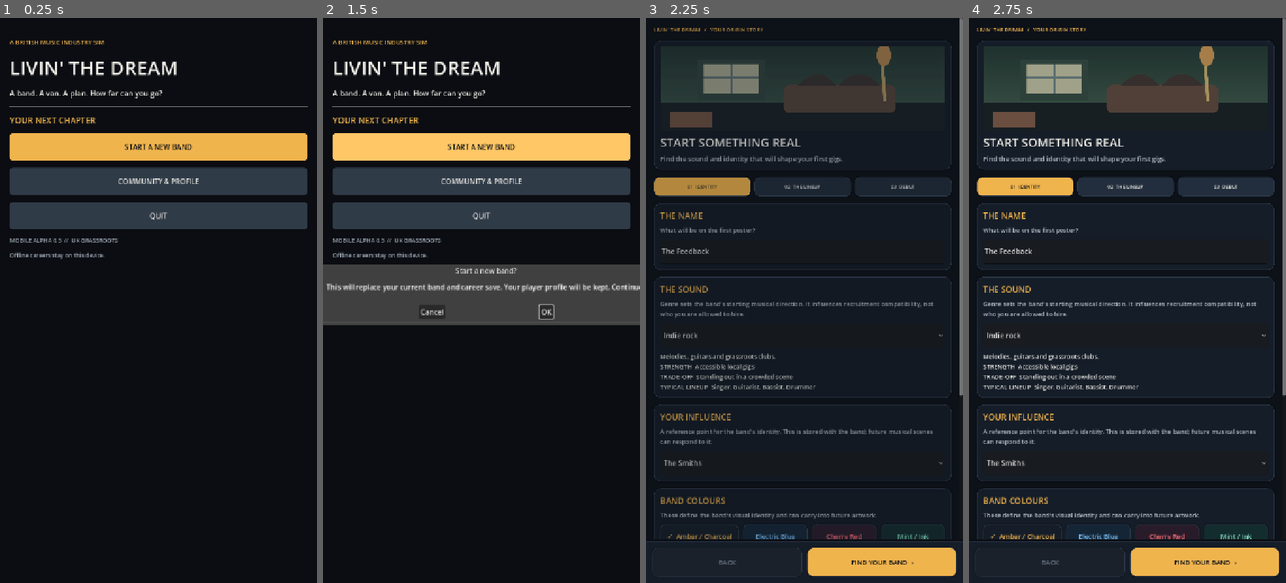
Above: before the commit, frames 1-4 (left to right).
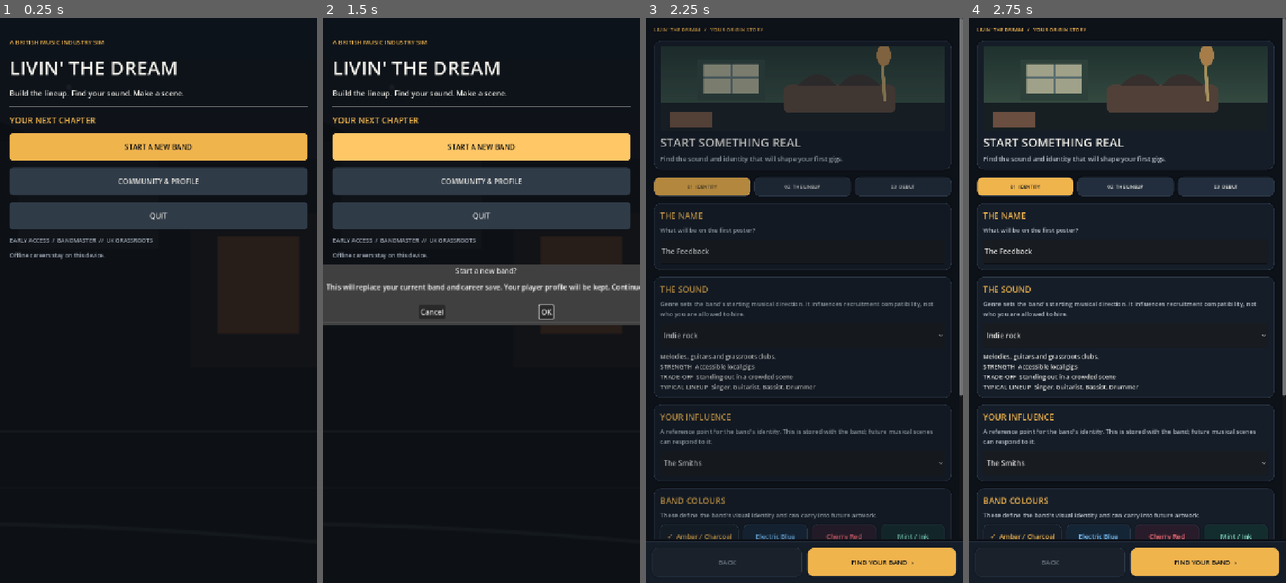
Above: after the commit, the same moments.

Repository: alimuir654-rgb/BandMaster
Game: Godot game, scene res://main_menu.tscn
Two runs of this game, one before a commit and one after it. Both use one fixed random seed, a clock stepped at 60 frames per second and the inputs below.
Inputs:
- Up to frame 1 (0.25 s): no input
- Up to frame 2 (1.5 s): click "START A NEW BAND" at 0.5 s; click "START A NEW BAND" at 1.25 s
- Up to frame 3 (2.25 s): click "OK" at 2 s
- Up to frame 4 (2.75 s): no input

The runs differ from the first frame. In frame 1, 4.9% of the frame differs, in the area x 2-95%, y 12-56%; in frame 2, 2.2%; in frame 3, nothing differs; in frame 4, nothing differs.

Commit message:
ui: restore real bundled artwork on title screen and update first-impression copy

Diff:
--- a/Scripts/main_menu.gd
+++ b/Scripts/main_menu.gd
@@ -40,8 +40,8 @@
 	file.close()
 	return true
 
-const VERSION_LABEL := "MOBILE ALPHA 0.3"
-const LAUNCH_ART := "res://Art/launch_uk_venue.webp"
+const VERSION_LABEL := "EARLY ACCESS  /  BANDMASTER"
+const LAUNCH_ART := "res://Art/uk_street_banner.svg"
 
 func _build_menu() -> void:
 	_build_screen(false)
@@ -92,7 +92,7 @@
 
 	_label(column, "A BRITISH MUSIC INDUSTRY SIM", 14, AMBER)
 	_label(column, DISPLAY_TITLE, 44, WHITE)
-	_label(column, "A band. A van. A plan. How far can you go?", 17, WHITE)
+	_label(column, "Build the lineup. Find your sound. Make a scene.", 17, WHITE)
 	column.add_child(HSeparator.new())
 
 	if community:
